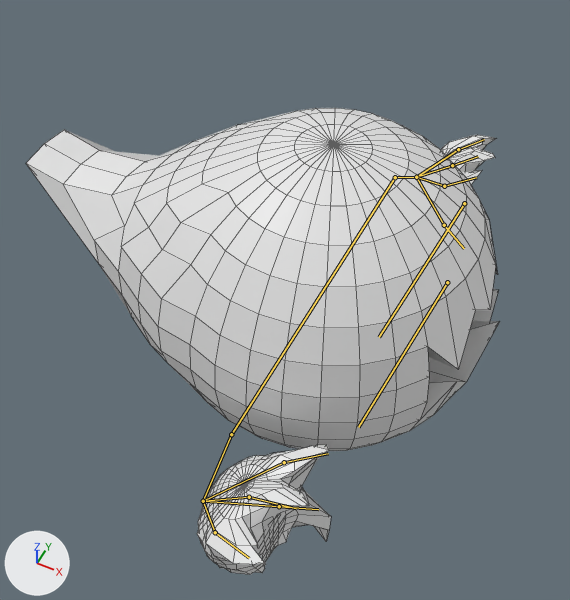
Renders of the Blender file Assets/Art/Blend Files/Chaser.blend from each side of a commit.
Before and after are seen from a 50 mm lens placed at (1.22, -2.99, 4.43), pointed at (-0.2, -0.14, 0.87). Every picture has the same lights, and +X, +Y and +Z are marked at lower left. The older version comes first. The bones that bend it are drawn over the model as lines. Mesh edges are drawn as thin lines.
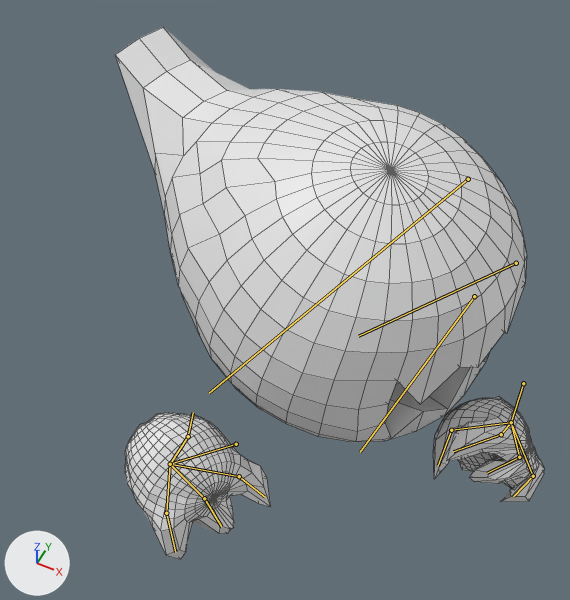
The newer file adds an action. The first version stands in its rest pose; the second is drawn at frame 10 of the action 'Attack'.

Edits to the bpy script that builds the scene:
```text
Change bone_bone:
    where bone_bone = bpy.data.objects['Armature'].pose.bones['Bone']
    bone_bone.location: (0.0, 0.0, 0.0) -> (0.472, -0.102, -0.088)
    bone_bone.rotation_quaternion: (1.0, 0.0, 0.0, 0.0) -> (0.978, 0.065, -0.115, 0.161)  # degrees (0, 0, 0) -> degrees (5, -14, 18)
Change bone_bone_010:
    where bone_bone_010 = bpy.data.objects['Armature'].pose.bones['Bone.010']
    bone_bone_010.location: (0.0, 0.0, 0.0) -> (-0.002, 0.033, 0.138)
    bone_bone_010.rotation_quaternion: (1.0, 0.0, 0.0, 0.0) -> (0.626, 0.188, -0.656, 0.378)  # degrees (0, 0, 0) -> degrees (105, -106, -57)
Change bone_bone_001:
    where bone_bone_001 = bpy.data.objects['Armature'].pose.bones['Bone.001']
    bone_bone_001.location: (0.0, 0.0, 0.0) -> (1.288, -0.466, -0.957)
    bone_bone_001.rotation_quaternion: (1.0, 0.0, 0.0, 0.0) -> (0.589, -0.413, 0.619, -0.316)  # degrees (0, 0, 0) -> degrees (-97, 28, -88)
Change bone_bone_003:
    where bone_bone_003 = bpy.data.objects['Armature'].pose.bones['Bone.003']  # child of 'Bone.002'
    bone_bone_003.location: (0.0, 0.0, 0.0) -> (-0.005, 0.003, -0.008)
    bone_bone_003.rotation_quaternion: (1.0, 0.0, 0.0, 0.0) -> (0.786, -0.563, 0.0, 0.256)  # degrees (0, 0, 0) -> degrees (-68, 17, 25)
Change bone_bone_005:
    where bone_bone_005 = bpy.data.objects['Armature'].pose.bones['Bone.005']  # child of 'Bone.004'
    bone_bone_005.location: (0.0, 0.0, 0.0) -> (0.122, -0.107, 0.055)
    bone_bone_005.rotation_quaternion: (1.0, 0.0, 0.0, 0.0) -> (0.786, -0.335, 0.337, -0.395)  # degrees (0, 0, 0) -> degrees (-55, 15, -61)
Change bone_bone_007:
    where bone_bone_007 = bpy.data.objects['Armature'].pose.bones['Bone.007']  # child of 'Bone.006'
    bone_bone_007.location: (0.0, 0.0, 0.0) -> (-0.164, 0.007, 0.057)
    bone_bone_007.rotation_quaternion: (1.0, 0.0, 0.0, 0.0) -> (0.786, -0.61, -0.099, -0.019)  # degrees (0, 0, 0) -> degrees (-76, -10, 5)
Change bone_bone_009:
    where bone_bone_009 = bpy.data.objects['Armature'].pose.bones['Bone.009']  # child of 'Bone.008'
    bone_bone_009.rotation_quaternion: (1.0, 0.0, 0.0, 0.0) -> (0.915, 0.204, -0.16, -0.31)  # degrees (0, 0, 0) -> degrees (29, -10, -40)
Change bone_bone_019:
    where bone_bone_019 = bpy.data.objects['Armature'].pose.bones['Bone.019']
    bone_bone_019.location: (0.0, 0.0, 0.0) -> (0.435, 0.102, -0.047)
    bone_bone_019.rotation_quaternion: (1.0, 0.0, 0.0, 0.0) -> (0.951, 0.14, -0.191, 0.2)  # degrees (0, 0, 0) -> degrees (12, -25, 21)
Change bone_bone_020:
    where bone_bone_020 = bpy.data.objects['Armature'].pose.bones['Bone.020']
    bone_bone_020.location: (0.0, 0.0, 0.0) -> (0.184, 0.002, 0.044)
    bone_bone_020.rotation_quaternion: (1.0, 0.0, 0.0, 0.0) -> (0.955, 0.122, 0.235, 0.131)  # degrees (0, 0, 0) -> degrees (19, 25, 20)
```

Changed parts and their boxes (x1, y1, x2, y2) in the pictures (570 x 600 px):
'Sphere.001', posed (9% narrower, 14% taller)
    before: (26, 108, 500, 575)
    after: (115, 27, 545, 560)
bone 'Bone', root to tip
    before: (395, 177) to (231, 434)
    after: (468, 179) to (209, 393)
bone 'Bone.010', root to tip
    before: (231, 434) to (203, 501)
    after: (236, 444) to (170, 464)
bone 'Bone.001', root to tip
    before: (395, 177) to (416, 177)
    after: (523, 383) to (511, 422)
bone 'Bone.003', root to tip
    before: (452, 165) to (478, 156)
    after: (519, 457) to (487, 473)
bone 'Bone.005', root to tip
    before: (458, 149) to (484, 139)
    after: (533, 476) to (513, 496)
bone 'Bone.007', root to tip
    before: (444, 186) to (476, 177)
    after: (501, 434) to (453, 451)
bone 'Bone.009', root to tip
    before: (444, 225) to (464, 248)
    after: (451, 430) to (438, 465)
bone 'Bone.019', root to tip
    before: (464, 203) to (379, 337)
    after: (516, 263) to (358, 336)
bone 'Bone.020', root to tip
    before: (447, 282) to (358, 427)
    after: (474, 296) to (360, 452)
